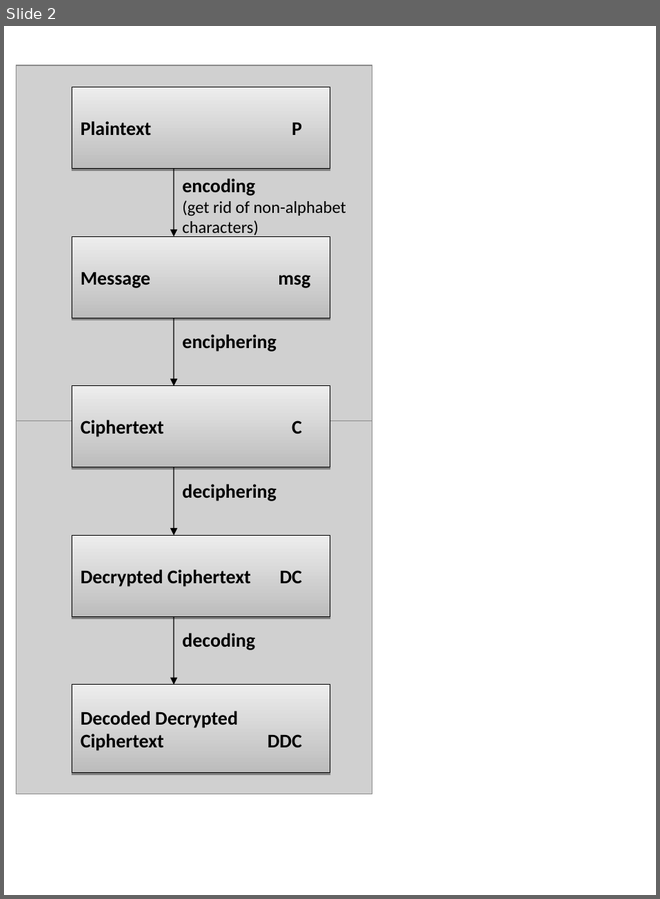
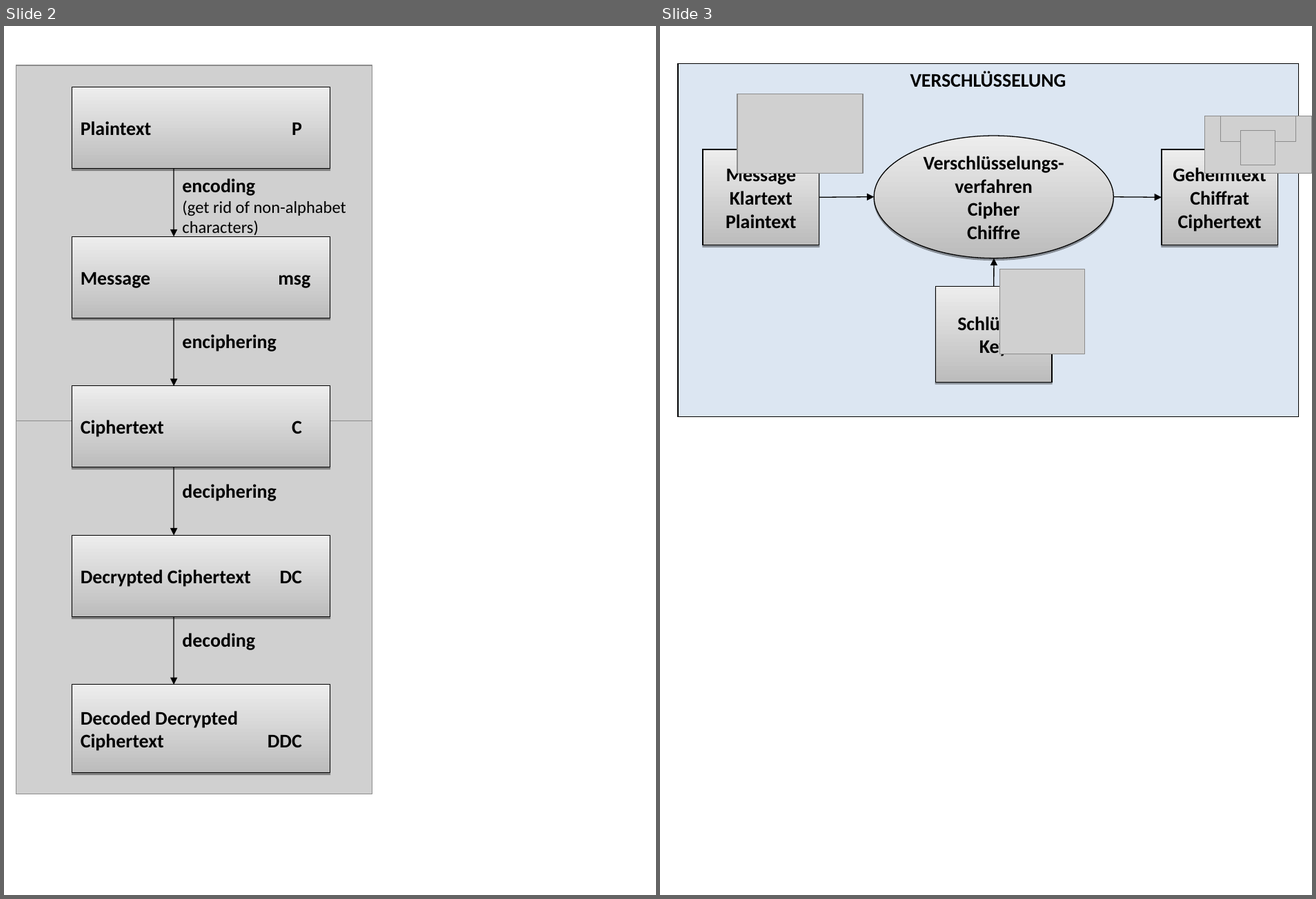
Before and after one commit to cryptool-org/cryptool1, a slide deck: script/de/figures/encryption-decryption.ppt. Shown side by side, each under a label of ours: slide 2 before the commit, slides 2 and 3 after it. The pictures are 660x899 and 1316x899 pixels, drawn with LibreOffice and Linux fonts; fonts in the diff are those of the drawing; grey boxes stand for pictures. Boxes give left, top, right and bottom in pixels: in the first picture for what was removed or moved away, otherwise in the second. Text is boxed around its words. In the diff, an @@ line names an element or a change of style, - is before the commit and + after.

```diff
--- a/script/de/figures/encryption-decryption.ppt
+++ b/script/de/figures/encryption-decryption.ppt
@@ slide 3 added at (x1=660, y1=26, x2=1312, y2=895), background #FFFFFF @@
@@ rectangle added at (x1=678, y1=63, x2=1299, y2=417), fill #DCE6F2, outline #000000 0.74 pt, 16 pt, text #000000, bold @@
+VERSCHLÜSSELUNG
@@ picture added at (x1=737, y1=94, x2=863, y2=173) @@
@@ picture added at (x1=1204, y1=116, x2=1312, y2=174) @@
@@ picture added at (x1=1221, y1=116, x2=1296, y2=142) @@
@@ rectangle added at (x1=703, y1=150, x2=819, y2=245), fill gradient #BCBCBC to #EDEDED, outline #000000 0.74 pt, 16 pt, text #000000, bold @@
+Message
+Klartext
+Plaintext
@@ ellipse added at (x1=874, y1=136, x2=1114, y2=258), fill gradient #BCBCBC to #EDEDED, outline #000000 0.74 pt, 16 pt, text #000000, bold @@
+Verschlüsselungs-verfahren
+Cipher
+Chiffre
@@ rectangle added at (x1=1162, y1=150, x2=1278, y2=245), fill gradient #BCBCBC to #EDEDED, outline #000000 0.74 pt, 16 pt, text #000000, bold @@
+Geheimtext
+Chiffrat
+Ciphertext
@@ picture added at (x1=1241, y1=131, x2=1275, y2=165) @@
@@ arrow added from (819, 197) to (874, 197), #000000 0.74 pt @@
@@ arrow added from (1114, 197) to (1162, 197), #000000 0.74 pt @@
@@ arrow added from (994, 287) to (994, 258), #000000 0.74 pt @@
@@ picture added at (x1=1000, y1=270, x2=1085, y2=354) @@
@@ rectangle added at (x1=935, y1=286, x2=1052, y2=381), fill gradient #BCBCBC to #EDEDED, outline #000000 0.74 pt, 16 pt, text #000000, bold @@
+Schlüssel
+Key
```
Also in this commit, not shown: 1 other slide added, 25 other files.
